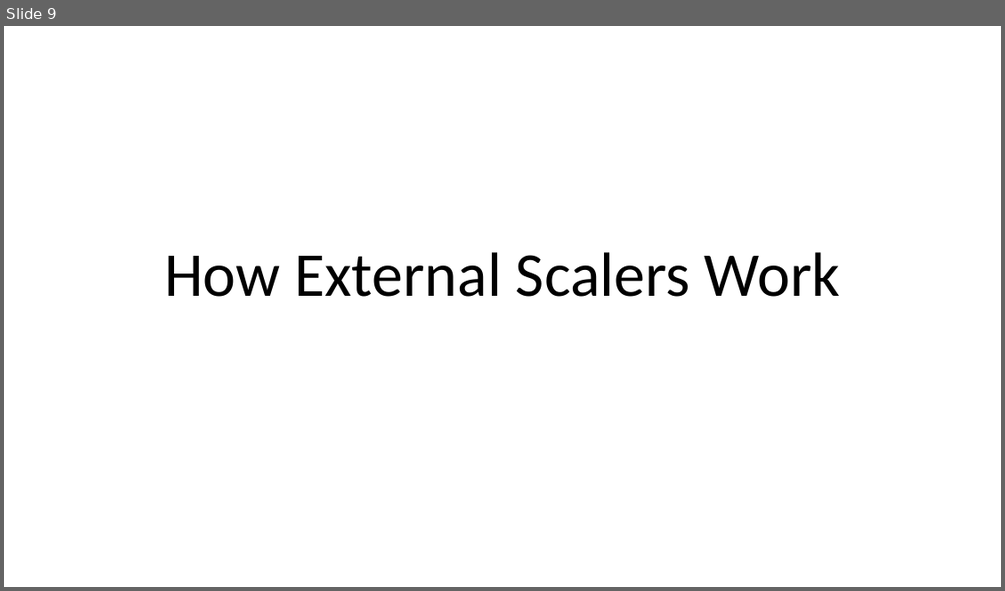
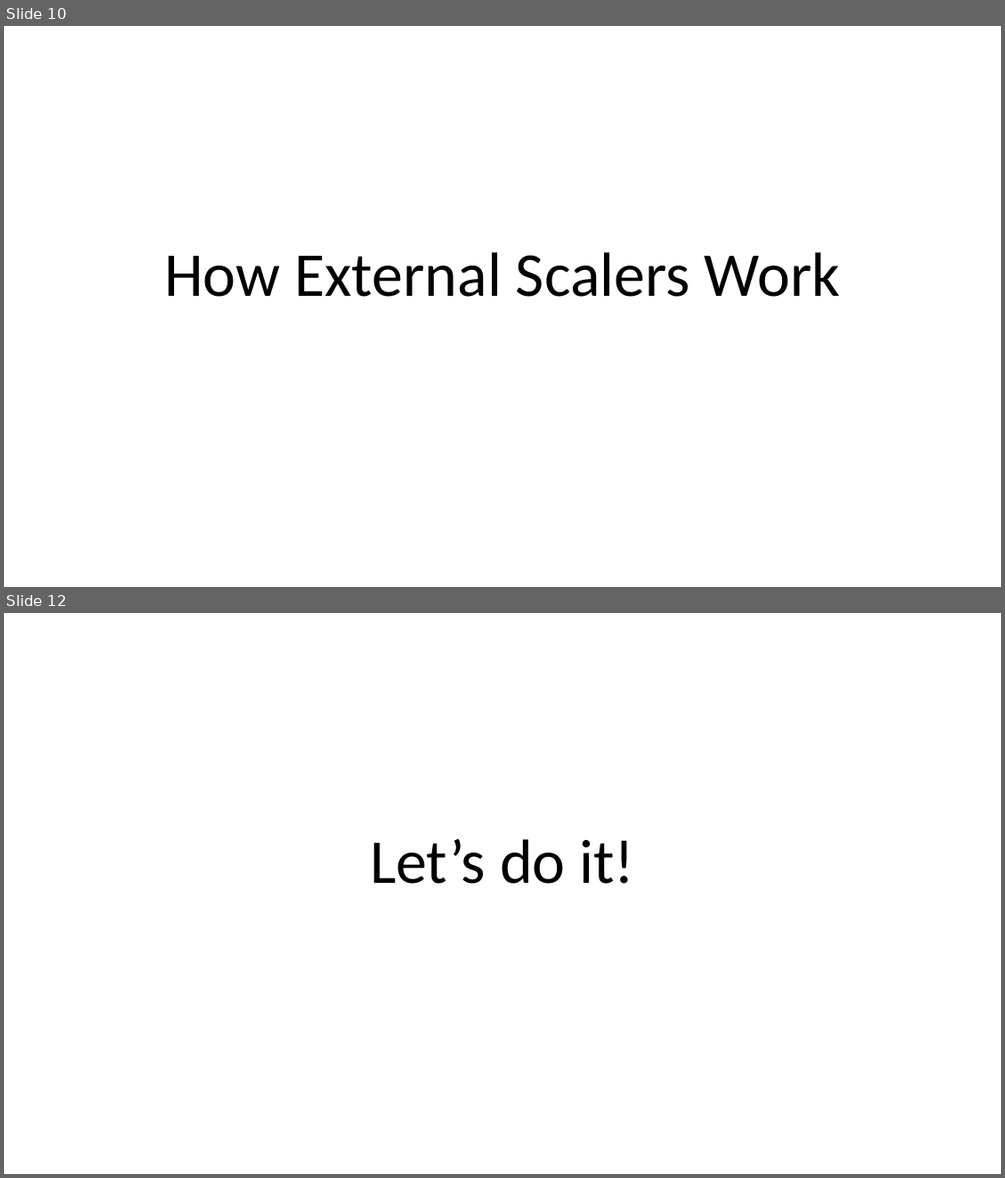
Before and after one commit to eashi/keda-workshop, a slide deck: preso.pptx. Shown one above the other, each under a label of ours: slide 9 before the commit, slides 10 and 12 after it; the slides between them are not shown. The pictures are 1005x591 and 1005x1178 pixels, drawn with LibreOffice and Linux fonts; fonts in the diff are those of the drawing. Boxes give left, top, right and bottom in pixels: in the first picture for what was removed or moved away, otherwise in the second. Text is boxed around its words. In the diff, an @@ line names an element or a change of style, - is before the commit and + after.

```diff
--- a/preso.pptx
+++ b/preso.pptx
@@ slide 12 added at [4, 613, 1001, 1174], background #FFFFFF @@
@@ title added at [370, 838, 635, 884], 60 pt, text #000000 @@
+Let’s do it!
@@ what was slide 9 is now slide 10 @@
```
Also in this commit, not shown: 5 slides changed, 1 other slide added.
